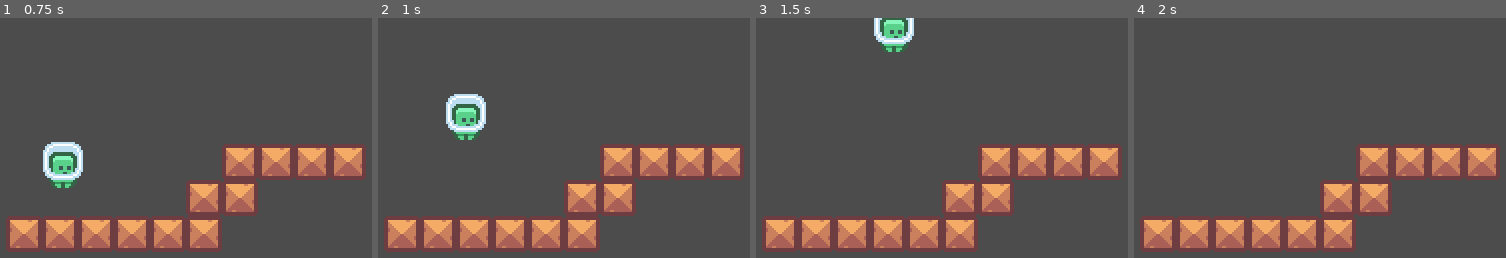
Above: before the commit, frames 1-4 (left to right).
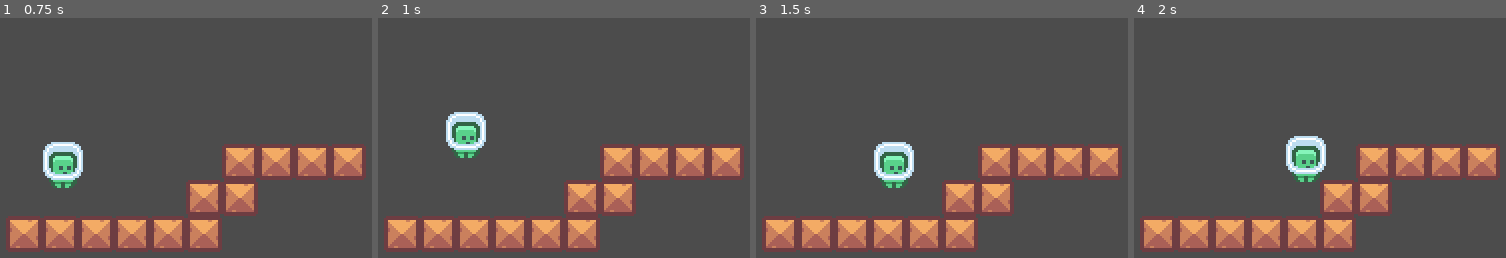
Above: after the commit, the same moments.

Repository: Kapioga/Pixel-Platformer-Tutorial
Game: Godot game, scene res://World.tscn
The game is run twice, just before and just after one commit, with the same random seed, the same clock (stepped at 60 frames per second) and the same inputs.
Inputs:
- Up to frame 1 (0.75 s): hold Right (ui_right) from 0.53 s (still down); tap Up (ui_up) at 0.6 s
- Up to frame 2 (1 s): keep holding Right (ui_right); tap Up (ui_up) at 0.77 s
- Up to frame 3 (1.5 s): keep holding Right (ui_right); tap Up (ui_up) at 1.07, 1.35 s
- Up to frame 4 (2 s): keep holding Right (ui_right); tap Up (ui_up) at 1.52, 1.82 s

Frame 1 is identical in both runs. In frame 2, 2.4% of the frame differs, in the area x 18-30%, y 31-59%; in frame 3, 3.0%, in the area x 31-43%, y 0-71%; in frame 4, 1.7%.

Commit message:
Fixes Jump

Diff:
--- a/Player.gd
+++ b/Player.gd
@@ -19,10 +19,10 @@
 	else:
 		apply_acceleration(input.x)
 
-	if Input.is_action_just_pressed("ui_up"):
+	if is_on_floor() and Input.is_action_just_pressed("ui_up"): #ensures that it jumps once
 		velocity.y=-120
 
-	velocity = move_and_slide(velocity) #Moves character and detects collisions/Gravity
+	velocity = move_and_slide(velocity, Vector2.UP) #Moves character and detects collisions/Gravity
 
 #Gravity
 func apply_gravity():
